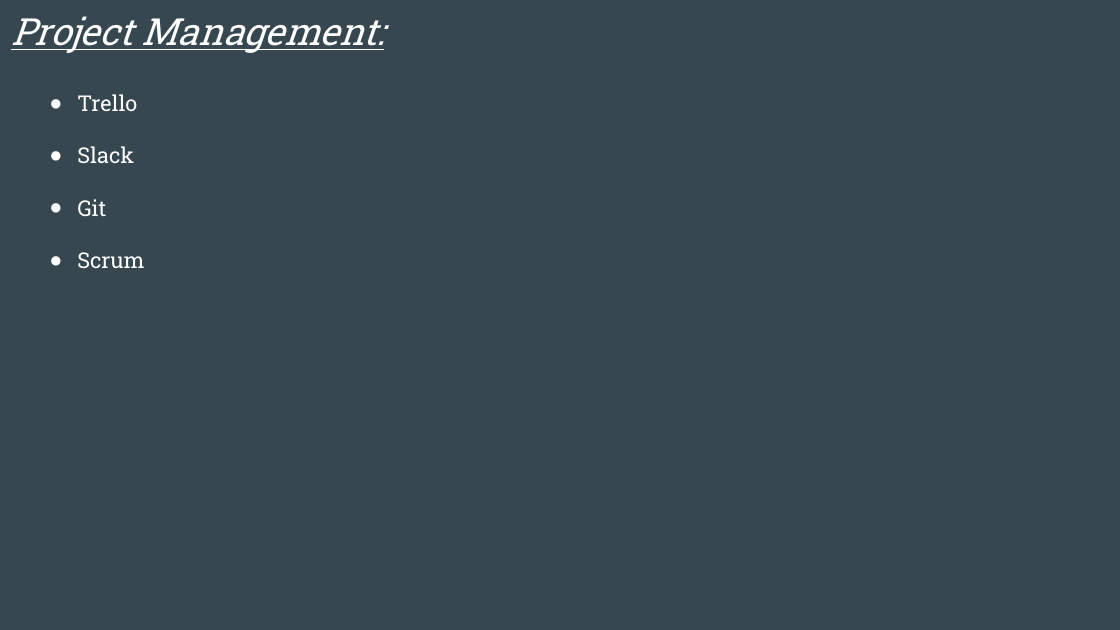
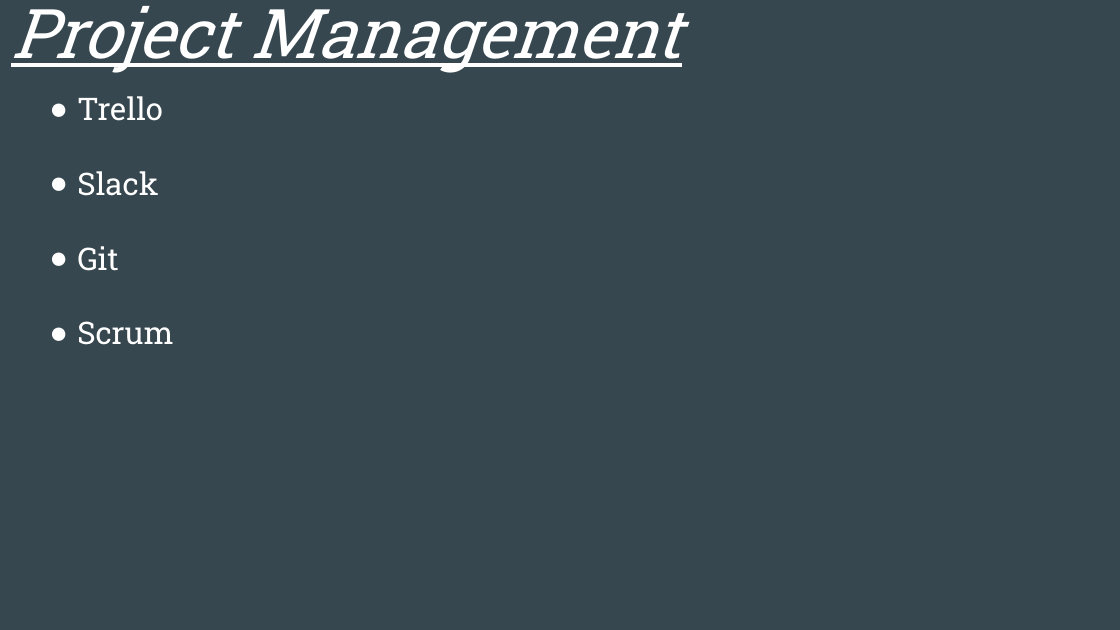
Before and after one commit to umitceylan/Visualizr, a slide deck: slide 7 of Documentation/SlugSoft_Visualizr Final Presentation .pptx. Drawn at 1120x630 pixels with LibreOffice and Linux fonts; fonts in the diff are those of the drawing. Boxes give left, top, right and bottom in pixels: in the first picture for what was removed or moved away, otherwise in the second. Text is boxed around its words. In the diff, an @@ line names an element or a change of style, - is before the commit and + after.

```diff
--- a/Documentation/SlugSoft_Visualizr Final Presentation .pptx
+++ b/Documentation/SlugSoft_Visualizr Final Presentation .pptx
@@ title at (11, 6, 681, 73): text changed; size 24 to 44 pt @@
-Project Management:
+Project Management
@@ text "Trello" at (77, 96, 173, 345): size 14 to 20 pt @@
```
Also in this commit, not shown: 6 other slides changed, 4 other files.
